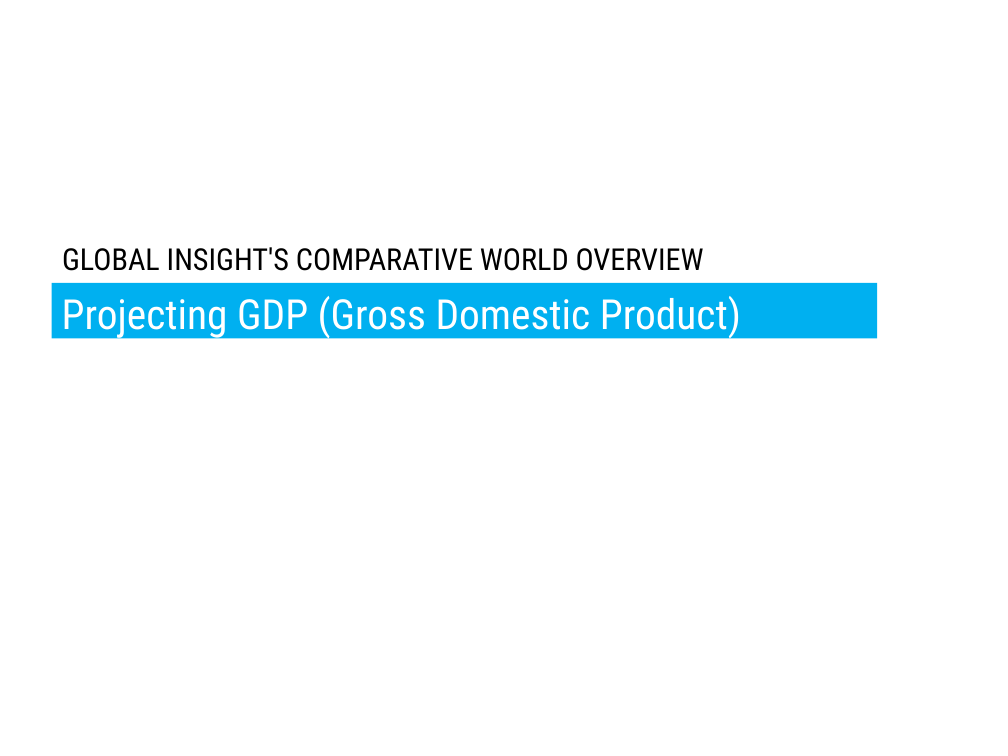
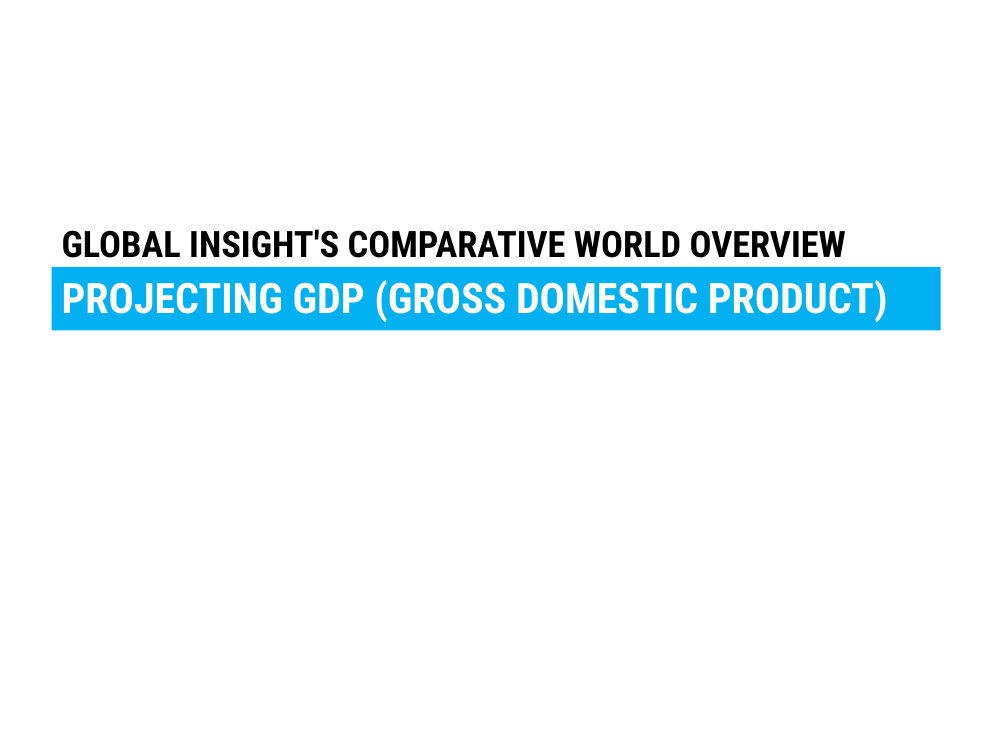
Before and after one commit to gusharani/Project, a slide deck: slide 1 of DS project ppt - Usha.pptx. Drawn at 1008x756 pixels with LibreOffice and Linux fonts; fonts in the diff are those of the drawing. Boxes give left, top, right and bottom in pixels: in the first picture for what was removed or moved away, otherwise in the second. Text is boxed around its words. In the diff, an @@ line names an element or a change of style, - is before the commit and + after.

```diff
--- a/DS project ppt - Usha.pptx
+++ b/DS project ppt - Usha.pptx
@@ title "GLOBAL INSIGHT'S COMPARATIVE WORLD OVERVIEW" moved from (x1=62, y1=247, x2=704, y2=271) to (x1=62, y1=229, x2=846, y2=258) @@
@@ title "GLOBAL INSIGHT'S COMPARATIVE WORLD OVERVIEW" at (x1=62, y1=229, x2=846, y2=258): size 21.6 to 26 pt, bold on @@
@@ subtitle "PROJECTING GDP (GROSS DOMESTIC PRODUCT)" resized from (x1=51, y1=283, x2=877, y2=339) to (x1=51, y1=267, x2=940, y2=331) @@
@@ subtitle at (x1=62, y1=280, x2=888, y2=322): text changed; size 29.6 to 30 pt; bold on @@
-Projecting GDP (Gross Domestic Product)
+PROJECTING GDP (GROSS DOMESTIC PRODUCT)
```
Also in this commit, not shown: 3 other slides changed, 2 slides added, 1 other file.
